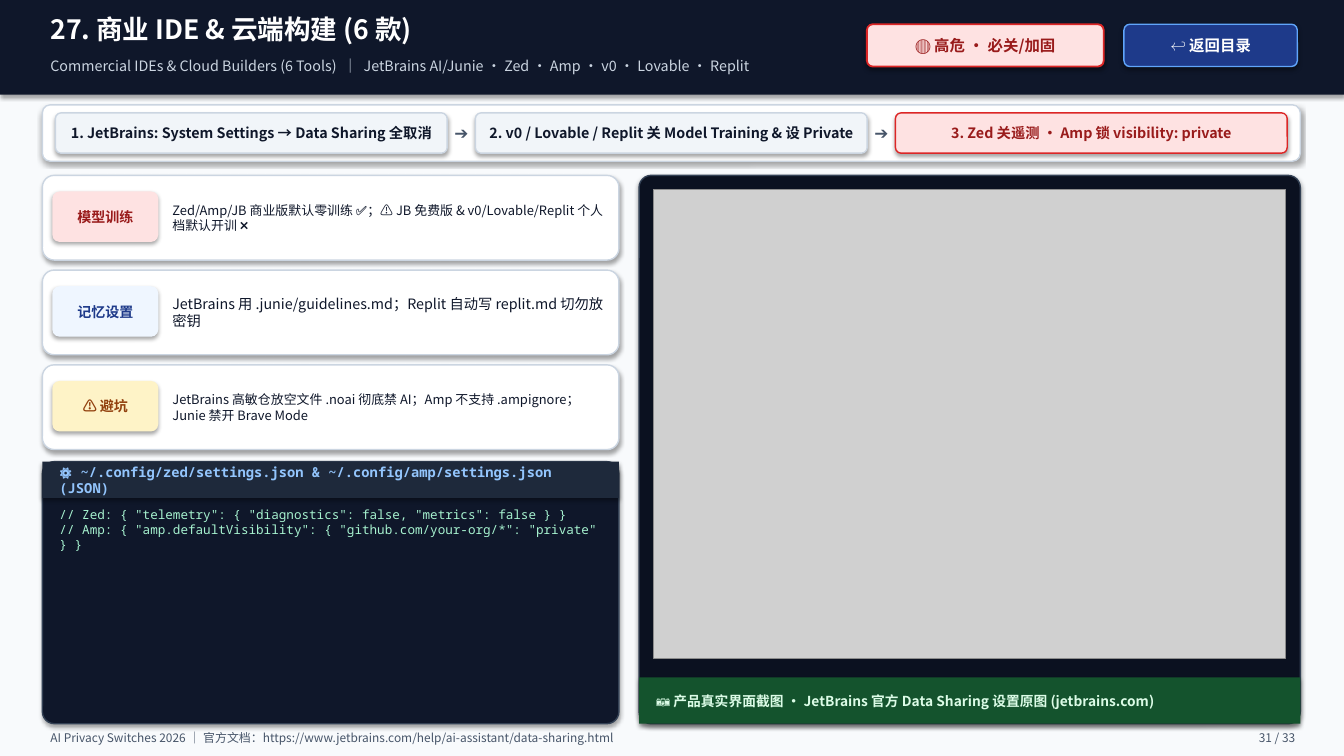
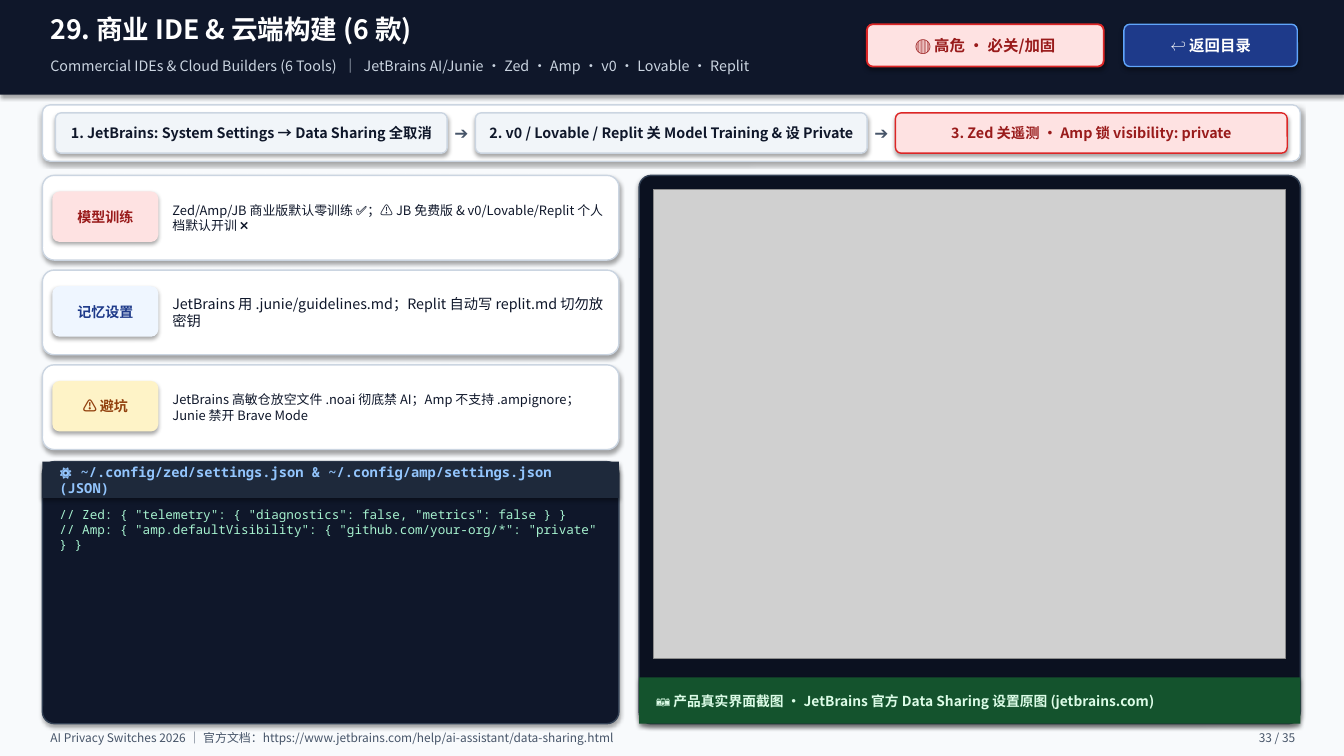
Before and after one commit to xialuyu5-oss/ai-privacy-switches, a slide deck: slide 33 of exports/AI_Agent_隐私记忆与防训练开关全手册_2026.pptx (slide 31 before the commit). Drawn at 1344x756 pixels with LibreOffice and Linux fonts; fonts in the diff are those of the drawing; grey boxes stand for pictures. Boxes give left, top, right and bottom in pixels: in the first picture for what was removed or moved away, otherwise in the second. Text is boxed around its words. In the diff, an @@ line names an element or a change of style, - is before the commit and + after.

```diff
--- a/exports/AI_Agent_隐私记忆与防训练开关全手册_2026.pptx
+++ b/exports/AI_Agent_隐私记忆与防训练开关全手册_2026.pptx
@@ text at [50, 16, 412, 45]: text changed @@
-27. 商业 IDE & 云端构建 (6 款)
+29. 商业 IDE & 云端构建 (6 款)
@@ text at [1259, 733, 1295, 742]: text changed @@
-31 / 33
+33 / 35
```
Also in this commit, not shown: 32 other slides changed, 2 slides added, 6 other files.
